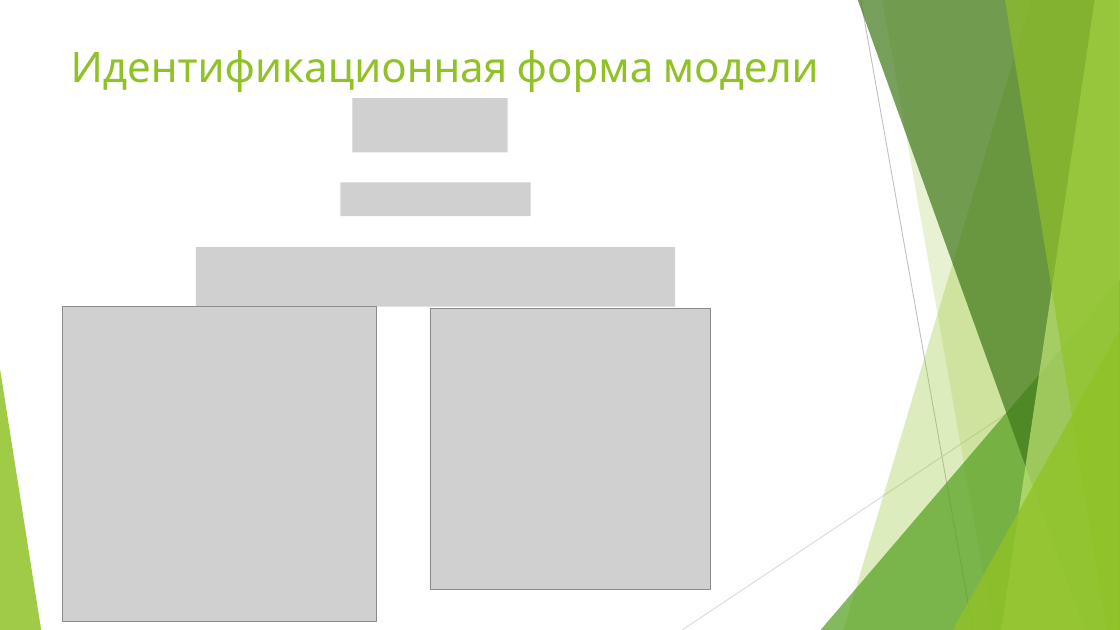
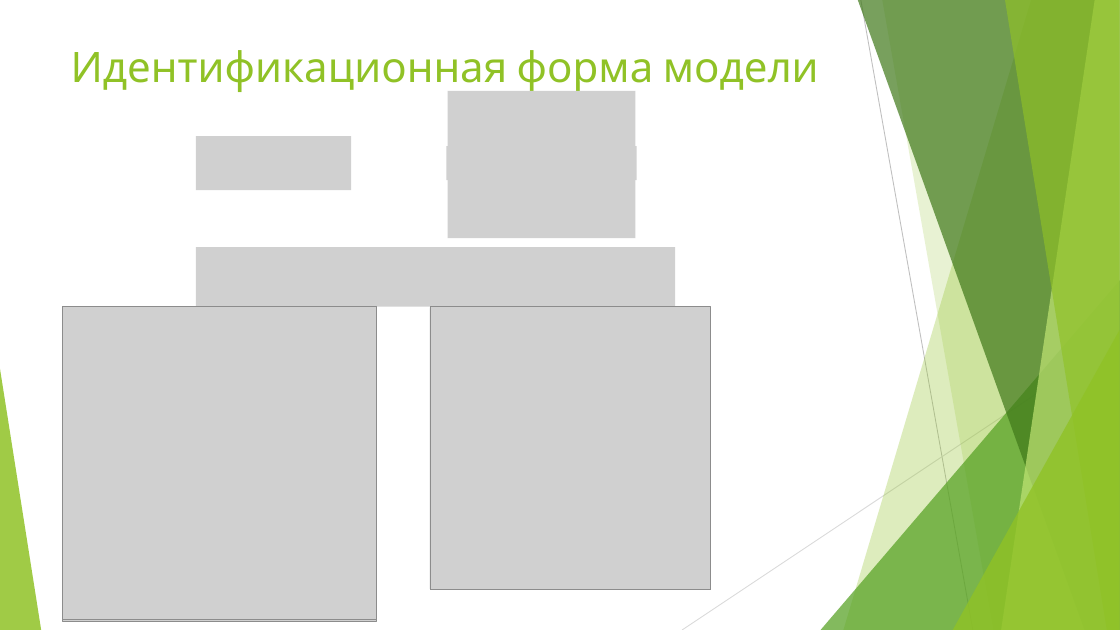
Before and after one commit to Dranikf/diplom_project, a slide deck: slide 4 of defence/презентация защита работы.pptx. Drawn at 1120x630 pixels with LibreOffice and Linux fonts; fonts in the diff are those of the drawing; grey boxes stand for pictures. Boxes give left, top, right and bottom in pixels: in the first picture for what was removed or moved away, otherwise in the second. Text is boxed around its words. In the diff, an @@ line names an element or a change of style, - is before the commit and + after.

```diff
--- a/defence/презентация защита работы.pptx
+++ b/defence/презентация защита работы.pptx
@@ picture removed at [352, 98, 507, 152] @@
@@ picture added at [448, 91, 636, 238] @@
@@ picture added at [196, 136, 351, 190] @@
@@ picture added at [446, 146, 637, 180] @@
@@ picture removed at [340, 182, 531, 216] @@
@@ picture added at [62, 307, 377, 619] @@
@@ picture added at [430, 307, 711, 589] @@
```
Also in this commit, not shown: 1 slide added, 6 other files.
